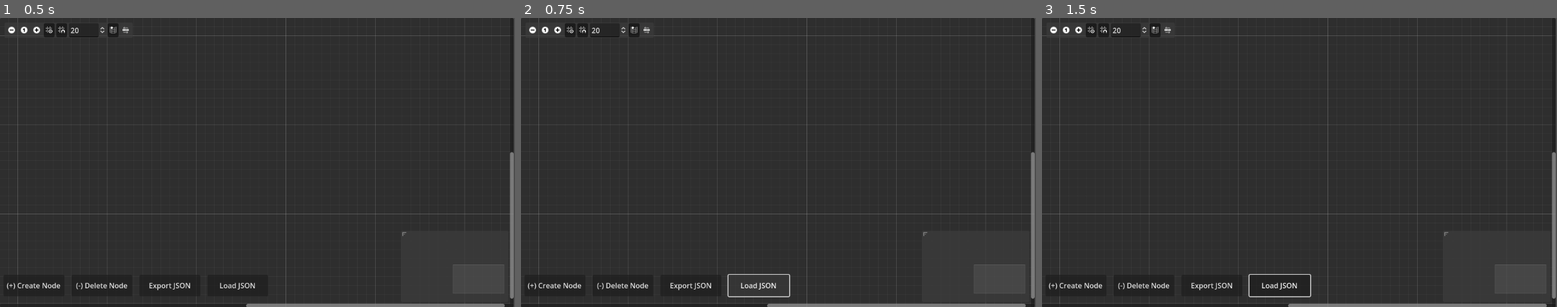
Above: before the commit, frames 1-3 (left to right).
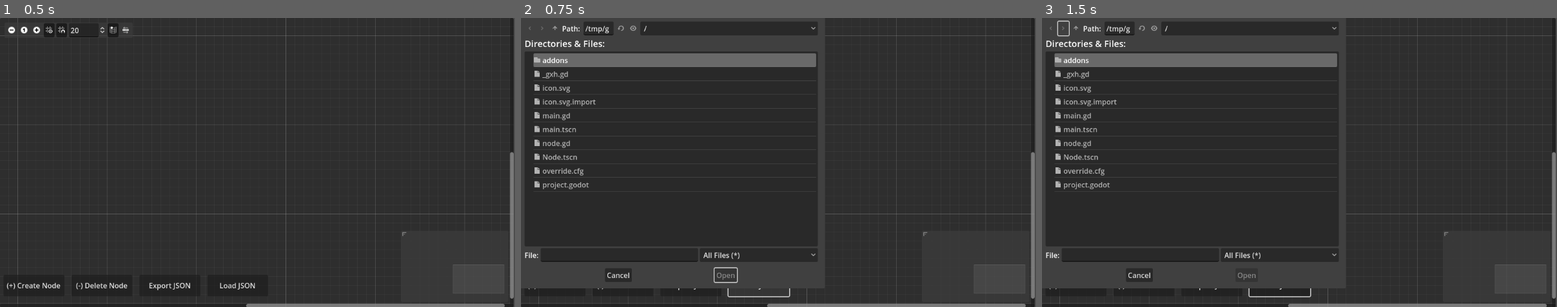
Above: after the commit, the same moments.

Repository: sineweave/Asterisks
Game: Godot game, scene res://main.tscn
Two runs of this game, one before a commit and one after it. Both use one fixed random seed, a clock stepped at 60 frames per second and the inputs below.
Inputs (mouse positions are in pixels of both pictures, inside the frame that each line leads up to):
- Up to frame 1 (0.5 s): no input
- Up to frame 2 (0.75 s): click "Load JSON" at 0.5 s
- Up to frame 3 (1.5 s): click (1062, 29) at 1.27 s

Frame 1 is identical in both runs. In frame 2, 6.2% of the frame differs, in the area x 0-58%, y 1-94%; in frame 3, 6.6%, in the area x 0-58%, y 0-94%.

Commit message:
Added json loading (and various helpers which handle the tasks necessary)
Connections are a bit broken though

Diff:
--- a/main.gd
+++ b/main.gd
@@ -42,3 +42,90 @@
 					$GraphEdit.disconnect_node(connected["from_node"], connected["from_port"], connected["to_node"], connected["to_port"])
 					# Disconnects the node from other nodes
 			node.queue_free() # Deletes the node
+
+
+func _on_load_pressed():
+	$FileLoader.show()
+
+
+func _on_file_loader_canceled():
+	$FileLoader.hide()
+
+
+
+
+func _on_file_loader_confirmed():
+	loadJson()
+
+func _on_file_loader_file_selected(path):
+	loadJson()
+
+
+func loadJson():
+	var dictionary : Dictionary = {}
+	var file : FileAccess = FileAccess.open($FileLoader.current_path,FileAccess.READ)
+	if file == null or $FileLoader.current_path.get_extension() != "json":
+		printerr("Error opening file. Did you load a .json just now? ",FileAccess.get_open_error())
+		return
+	else:
+		dictionary = JSON.parse_string(file.get_as_text())
+	for i in $GraphEdit.get_children():
+		if i.is_in_group("Graph Node"):
+			i.queue_free()
+
+	# Building new nodes
+	for i in dictionary["nodes"]:
+		var node = graphNode.instantiate()
+		node.name = i["editor_name"]
+		node.get_node("Options/characterName").text = i["npc"]
+		node.get_node("Options/voice").text = i["voice"]
+		node.get_node("Options/tone").text = i["tone"]
+		node.get_node("Options/ID").text = i["id"]
+		node.ID = int(i["id"])
+		node.get_node("Options/Dialogue").text = i["text"]
+		if i["startCommands"] != [] or i["talkCommands"] != [] or i["endCommands"] != []:
+			node.get_node("Options/extraSettings").button_pressed = true
+			node.get_node("Options/startFunctions").text = functionReferenceToString(i["startCommands"])
+			node.get_node("Options/talkFunctions").text = functionReferenceToString(i["talkCommands"])
+			node.get_node("Options/endFunctions").text = functionReferenceToString(i["endCommands"])
+		$GraphEdit.add_child(node)
+		if i["options"] != []:
+			node.get_node("Options/extraSettings").button_pressed = true
+			node.get_node("Options/option1").text = i["options"][0]["text"]
+			node.get_node("Options/option2").text = i["options"][1]["text"]
+			node.get_node("Options/option3").text = i["options"][2]["text"]
+			node.continuity = {i["options"][0]["text"] : i["options"][0]["next"],
+			i["options"][1]["text"] : i["options"][1]["next"],
+			i["options"][2]["text"] : i["options"][2]["next"]}
+		elif i.has("next"):
+			node.continuity = {"Next" : str(i["next"])}
+
+	var graphNodesByID : Dictionary = {}
+	for i in get_tree().get_nodes_in_group("Graph Node"):
+		graphNodesByID[str(i.ID)] = i
+
+	# Connecting the nodes
+	for i in get_tree().get_nodes_in_group("Graph Node"):
+		for connection in i.continuity:
+			for port in i.continuity.size():
+				if i.continuity.size() == 1:
+					$GraphEdit.connect_node(i.name, port, graphNodesByID[i.continuity["Next"]].name, 0)
+				elif i.get_node("Options/option" + str(port + 1)).text == connection:
+					$GraphEdit.connect_node(i.name, port, graphNodesByID[(i.continuity[connection])].name, 0)
+
+func functionReferenceToString(references):
+	var result : String = ""
+	var args : String = ""
+	for i in references:
+		args = ""
+
+		for o in i["args"]:
+			if args != "":
+				args  += ","
+			if o["type"] == "string":
+				args += ("\"" + o["value"] + "\"")
+			else:
+				args += str(o["value"])
+
+		result += ("\n" + i["action"] + "(" + args + ")")
+	return(result)
--- a/main.tscn
+++ b/main.tscn
@@ -49,9 +49,20 @@
 offset_bottom = 624.0
 text = "Load JSON"
 
+[node name="FileLoader" type="FileDialog" parent="."]
+title = "Open a File"
+size = Vector2i(600, 600)
+ok_button_text = "Open"
+file_mode = 0
+access = 2
+
 [connection signal="connection_from_empty" from="GraphEdit" to="." method="_on_graph_edit_connection_from_empty"]
 [connection signal="connection_request" from="GraphEdit" to="." method="_on_graph_edit_connection_request"]
 [connection signal="connection_to_empty" from="GraphEdit" to="." method="_on_graph_edit_connection_to_empty"]
 [connection signal="disconnection_request" from="GraphEdit" to="." method="_on_graph_edit_disconnection_request"]
 [connection signal="pressed" from="GraphEdit/create" to="." method="_on_create_pressed"]
 [connection signal="pressed" from="GraphEdit/delete" to="." method="_on_delete_pressed"]
+[connection signal="pressed" from="GraphEdit/load" to="." method="_on_load_pressed"]
+[connection signal="canceled" from="FileLoader" to="." method="_on_file_loader_canceled"]
+[connection signal="confirmed" from="FileLoader" to="." method="_on_file_loader_confirmed"]
+[connection signal="file_selected" from="FileLoader" to="." method="_on_file_loader_file_selected"]
--- a/node.gd
+++ b/node.gd
@@ -4,7 +4,7 @@
 var charName : String = ""
 var voice : String = ""
 var tone : String = ""
-var ID : String = "" # In my game, it's stored as a string. In other games this may be different.
+var ID : int = 0
 var dialogue : String = ""
 var startCommands : Array = []
 var talkCommands : Array = []
